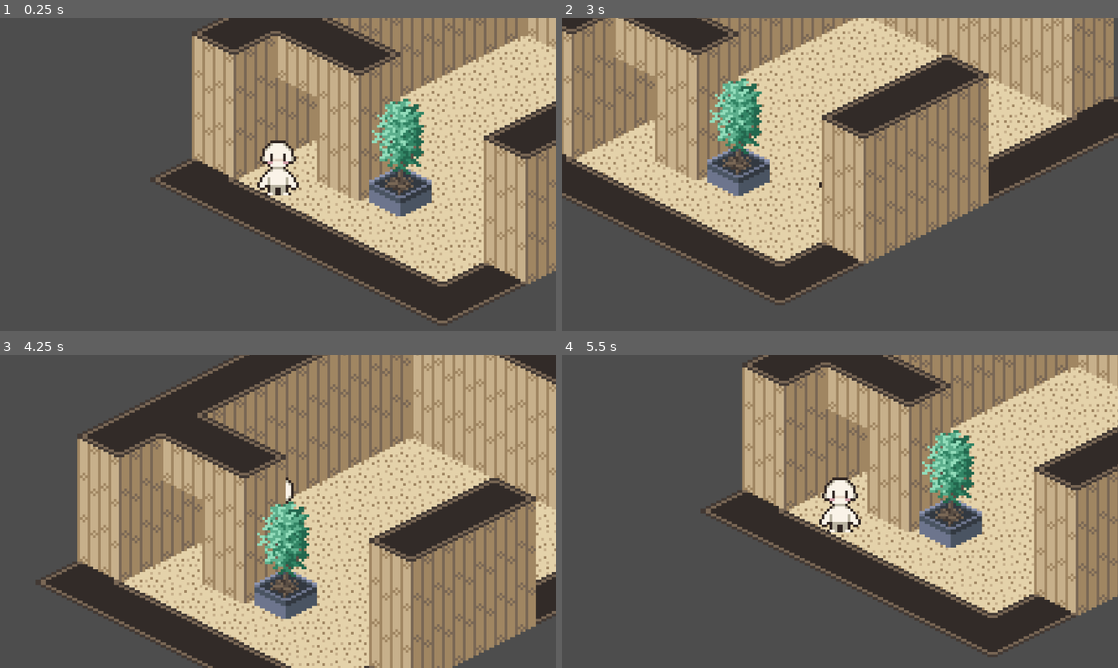
Above: before the commit, frames 1-4 (two rows, left to right).
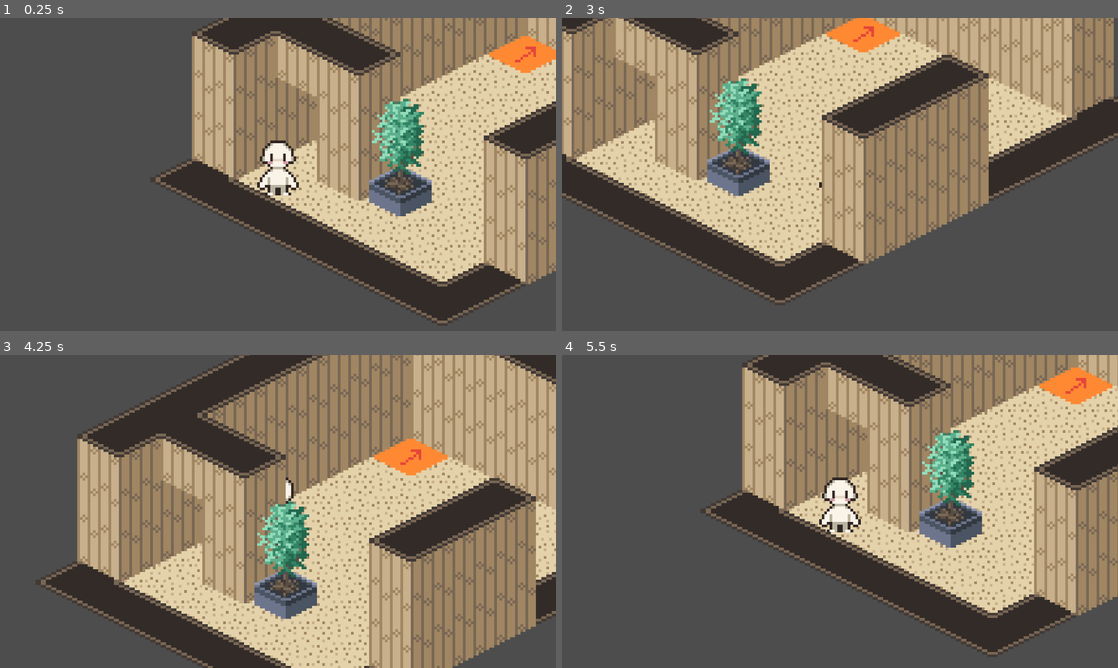
Above: after the commit, the same moments.

Repository: Marcinuu16/Maze-Game
Game: Godot game, scene res://scenes/game.tscn
Two runs of this game, one before a commit and one after it. Both use one fixed random seed, a clock stepped at 60 frames per second and the inputs below.
Inputs:
- Up to frame 1 (0.25 s): no input
- Up to frame 2 (3 s): tap Enter at 0.5 s; hold D (action_right) 0.53-1.28 s; hold S (action_down) 1.28-2.03 s; tap Space at 2 s; hold D (action_right) 2.03-2.78 s; hold W (action_up) from 2.78 s (still down)
- Up to frame 3 (4.25 s): release W (action_up) at 3.53 s; hold A (action_left) from 3.53 s (still down)
- Up to frame 4 (5.5 s): release A (action_left) at 5.03 s; hold S (action_down) from 5.03 s (still down)

The runs differ from the first frame. In frame 1, 0.9% of the frame differs, in the area x 88-100%, y 5-18%; in frame 2, 0.9%; in frame 3, 0.9%; in frame 4, 0.9%, in the area x 85-99%, y 4-16%.

Commit message:
0.5.2 Major bug fix in the scenes and debug door arrows

Diff:
--- a/assets/art/isometric_resource.tres
+++ b/assets/art/isometric_resource.tres
@@ -185,6 +185,12 @@
 24:0/0 = 0
 24:0/0/texture_origin = Vector2i(0, 8)
 24:0/0/physics_layer_0/polygon_0/points = PackedVector2Array(0, -8, -16, 0, 0, 8, 16, 0)
+11:1/0 = 0
+11:1/0/texture_origin = Vector2i(0, 8)
+11:1/0/physics_layer_0/polygon_0/points = PackedVector2Array(0, -8, -16, 0, 0, 8, 16, 0)
+12:1/0 = 0
+12:1/0/texture_origin = Vector2i(0, 8)
+12:1/0/physics_layer_0/polygon_0/points = PackedVector2Array(0, -8, -16, 0, 0, 8, 16, 0)
 
 [resource]
 tile_shape = 1
--- a/scenes/room1.tscn
+++ b/scenes/room1.tscn
@@ -11,7 +11,7 @@
 
 [node name="TileMapLayer0" type="TileMapLayer" parent="TileMap" unique_id=1986695096]
 y_sort_enabled = true
-tile_map_data = PackedByteArray("AAACAAAAAAAAAAIAAAABAAAAAAA …(488 unchanged characters)… BAPr/AAAAAAIAAAAAAPr/AAAAAAIAAAAAAPv/AAAAAAIAAAABAPv/AAAAAAIAAAADAPr/AAAAAAIAAAAEAPr/AA …(172 unchanged characters)…
+tile_map_data = PackedByteArray("AAACAAAAAAAAAAIAAAABAAAAAAA …(488 unchanged characters)… BAPr/AAAAAAIAAAAAAPr/AAAAAAIAAAAAAPv/AAAMAAEAABABAPv/AAAAAAIAAAADAPr/AAAAAAIAAAAEAPr/AA …(172 unchanged characters)…
 tile_set = ExtResource("1_gli6d")
 collision_enabled = false
 
--- a/scenes/room2.tscn
+++ b/scenes/room2.tscn
@@ -11,7 +11,7 @@
 
 [node name="TileMapLayer0" type="TileMapLayer" parent="TileMap" unique_id=1611040870]
 y_sort_enabled = true
-tile_map_data = PackedByteArray("AAACAAAAAAAAAAIAAAABAAAAAAA …(216 unchanged characters)… AAP3/AAAAAAIAAAAAAAEAAAAAAAIAAAABAAEAAAAAAAIAAAACAAEAAAAAAAIAAAADAAEAAAAAAAIAAAAEAAEAAAAAAAIAAAAEAAAAAAAAAAIAAAAEAP//AAAAAAIAAAAEAP3/AAAAAAIAAAAEAP7/AAAAAAIAAAA=")
+tile_map_data = PackedByteArray("AAACAAAAAAAAAAIAAAABAAAAAAA …(216 unchanged characters)… AAP3/AAAAAAIAAAAAAAEAAAAAAAIAAAABAAEAAAALAAEAAAACAAEAAAAAAAIAAAADAAEAAAAAAAIAAAAEAAEAAAAAAAIAAAAEAAAAAAAAAAIAAAAEAP//AAALAAEAABAEAP3/AAAAAAIAAAAEAP7/AAAAAAIAAAA=")
 tile_set = ExtResource("1_d3uvb")
 collision_enabled = false
 
--- a/scenes/room3.tscn
+++ b/scenes/room3.tscn
@@ -3,7 +3,7 @@
 [ext_resource type="TileSet" uid="uid://dkfvgep2el6lt" path="res://assets/art/isometric_resource.tres" id="1_4aq8u"]
 [ext_resource type="PackedScene" uid="uid://bqe3ivl3ukfi7" path="res://scenes/door_trigger.tscn" id="2_3r3bf"]
 
-[node name="room2" type="Node2D" unique_id=682914499]
+[node name="room3" type="Node2D" unique_id=682914499]
 
 [node name="TileMap" type="TileMap" parent="." unique_id=1483962916]
 y_sort_enabled = true
@@ -11,7 +11,7 @@
 
 [node name="TileMapLayer0" type="TileMapLayer" parent="TileMap" unique_id=1611040870]
 y_sort_enabled = true
-tile_map_data = PackedByteArray("AAACAAAAAAAAAAIAAAABAAAAAAAAAAIAAAAAAAAAAAAAAAIAAAAAAP//AAAAAAIAAAABAP7/AAAAAAIAAAACAP7/AAAAAAIAAAABAP//AAAAAAIAAAAAAP7 …(287 unchanged characters)…
+tile_map_data = PackedByteArray("AAACAAAAAAAAAAIAAAABAAAAAAAAAAIAAAAAAAAAAAAAAAIAAAAAAP//AAAAAAIAAAABAP7/AAAMAAEAAAACAP7/AAAAAAIAAAABAP//AAAAAAIAAAAAAP7 …(287 unchanged characters)…
 tile_set = ExtResource("1_4aq8u")
 collision_enabled = false
 
@@ -42,6 +42,6 @@
 tile_set = ExtResource("1_4aq8u")
 collision_enabled = false
 
-[node name="door1" parent="." unique_id=1268798146 instance=ExtResource("2_3r3bf")]
-position = Vector2(16, 8)
+[node name="door1" parent="." unique_id=30831880 instance=ExtResource("2_3r3bf")]
+position = Vector2(64, -16)
 Target_room = 1
--- a/scripts/room_manager.gd
+++ b/scripts/room_manager.gd
@@ -34,7 +34,7 @@
 
 		if current_room:
 			current_room.queue_free()
-			print("deleted room")
+			print("freed previous room")
 
 		current_room = load("res://scenes/room"+str(to_room)+".tscn").instantiate()
 		get_node("/root/game").add_child(current_room)
@@ -54,8 +54,6 @@
 				print("door leading west")
 				spawn_cords = Vector2(-16,8)
 
-		print(player.position)
-		print(current_room.get_node("door"+str(to_door)).position)
 		print(spawn_cords)
 		player.position = current_room.get_node("door"+str(to_door)).position + spawn_cords
 
Binary file changed: assets/art/isometric_shapes.png
